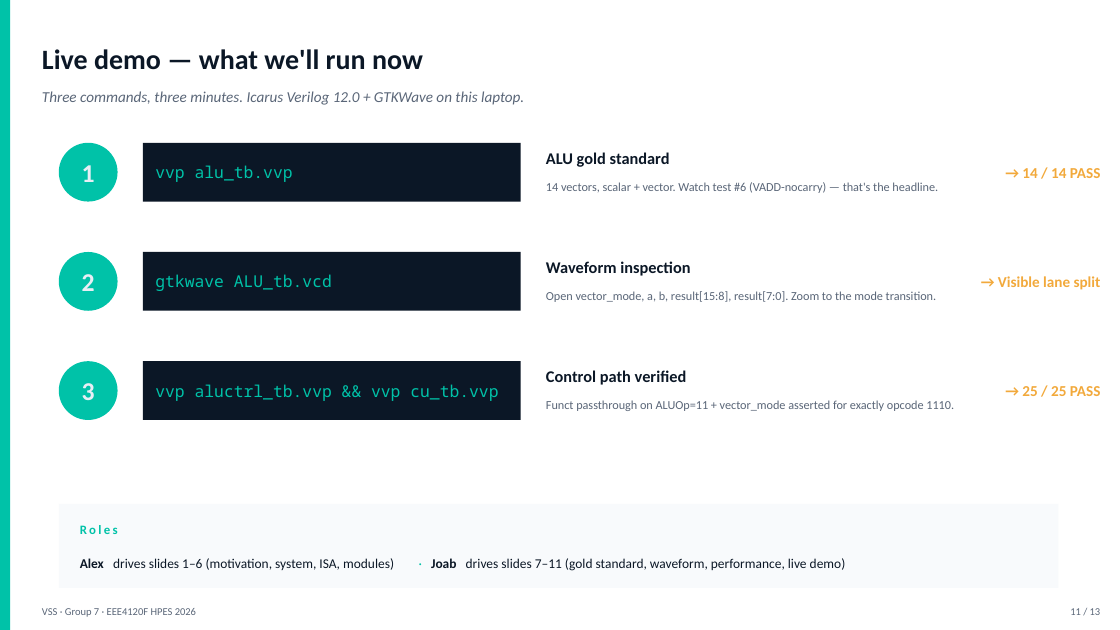
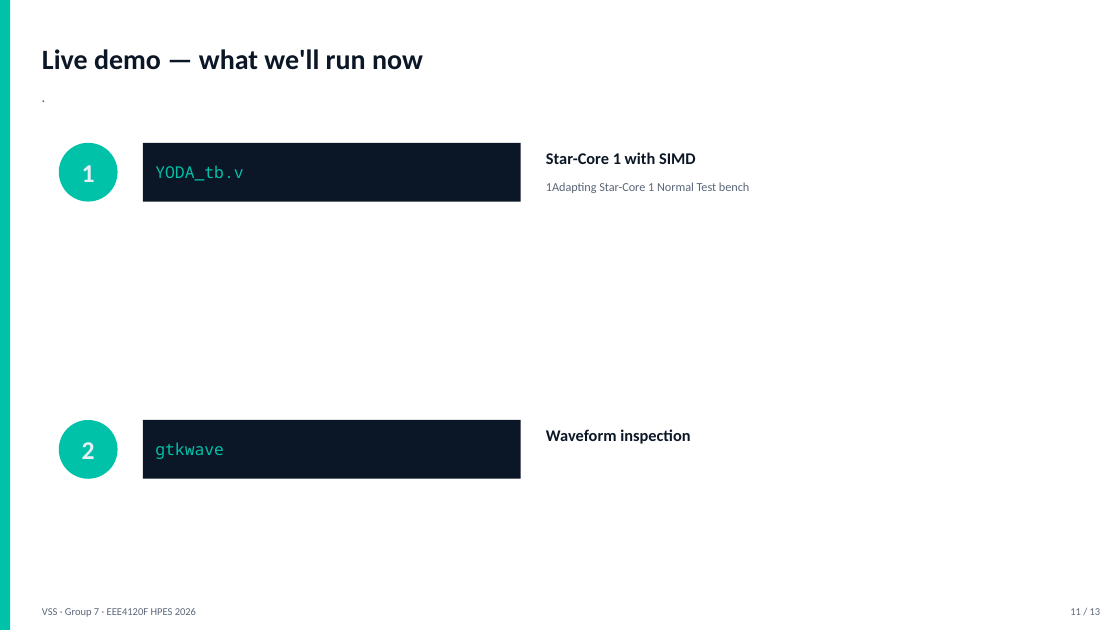
Before and after one commit to KLPJOA002/EEE4120F_YODA_Group7, a slide deck: slide 9 of Demo/VSS_Slides.pptx (slide 11 before the commit). Drawn at 1120x630 pixels with LibreOffice and Linux fonts; fonts in the diff are those of the drawing. Boxes give left, top, right and bottom in pixels: in the first picture for what was removed or moved away, otherwise in the second. Text is boxed around its words. In the diff, an @@ line names an element or a change of style, - is before the commit and + after.

Commit message:
Added Presentation stuff

```diff
--- a/Demo/VSS_Slides.pptx
+++ b/Demo/VSS_Slides.pptx
@@ text at (42, 91, 524, 105): text changed @@
-Three commands, three minutes. Icarus Verilog 12.0 + GTKWave on this laptop.
+.
@@ text at (155, 165, 243, 181): text changed @@
-vvp alu_tb.vvp
+YODA_tb.v
@@ text at (546, 152, 696, 164): text changed @@
-ALU gold standard
+Star-Core 1 with SIMD
@@ text removed at (1022, 168, 1101, 178) @@
-→ 14 / 14 PASS
@@ text at (546, 182, 749, 193): text changed @@
-14 vectors, scalar + vector. Watch test #6 (VADD-nocarry) — that's the headline.
+1Adapting Star-Core 1 Normal Test bench
@@ text removed at (546, 291, 937, 302) @@
-Open vector_mode, a, b, result[15:8], result[7:0]. Zoom to the mode transition.
@@ text removed at (998, 276, 1101, 290) @@
-→ Visible lane split
@@ ellipse removed at (59, 361, 118, 420) @@
@@ text removed at (82, 383, 95, 400) @@
-3
@@ rectangle removed at (143, 361, 521, 420) @@
@@ text removed at (155, 384, 498, 401) @@
-vvp aluctrl_tb.vvp && vvp cu_tb.vvp
@@ text removed at (546, 370, 687, 385) @@
-Control path verified
@@ text removed at (1022, 386, 1101, 396) @@
-→ 25 / 25 PASS
@@ text removed at (546, 400, 954, 411) @@
-Funct passthrough on ALUOp=11 + vector_mode asserted for exactly opcode 1110.
@@ 2 texts, 1 ellipse, 1 rectangle: place and size @@
-2 texts, 1 ellipse, 1 rectangle at (59, 252, 690, 311)
+2 texts, 1 ellipse, 1 rectangle at (59, 420, 690, 479)
@@ text at (155, 442, 224, 459): text changed @@
-gtkwave ALU_tb.vcd
+gtkwave
@@ rectangle removed at (59, 504, 1059, 588) @@
@@ text removed at (80, 525, 118, 534) @@
-Roles
@@ text removed at (80, 558, 846, 571) @@
-Alex drives slides 1–6 (motivation, system, ISA, modules) · Joab drives slides 7–11 (gold standard, waveform, performance, live demo)
```
Also in this commit, not shown: 6 other slides changed, 2 slides removed, 4 other files.
